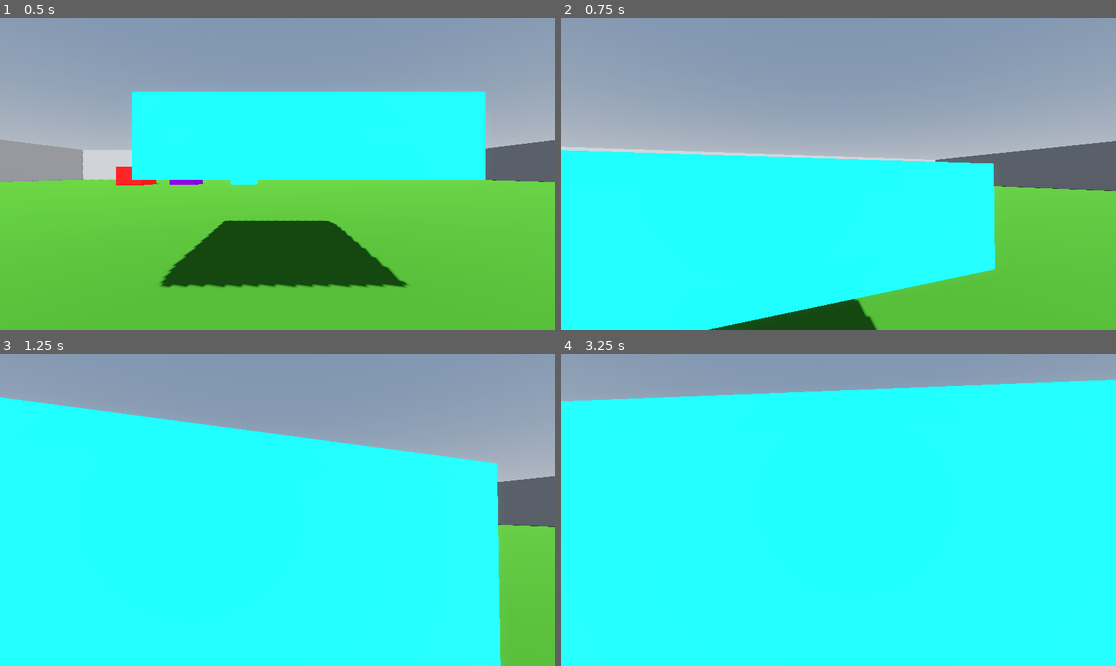
Above: before the commit, frames 1-4 (two rows, left to right).
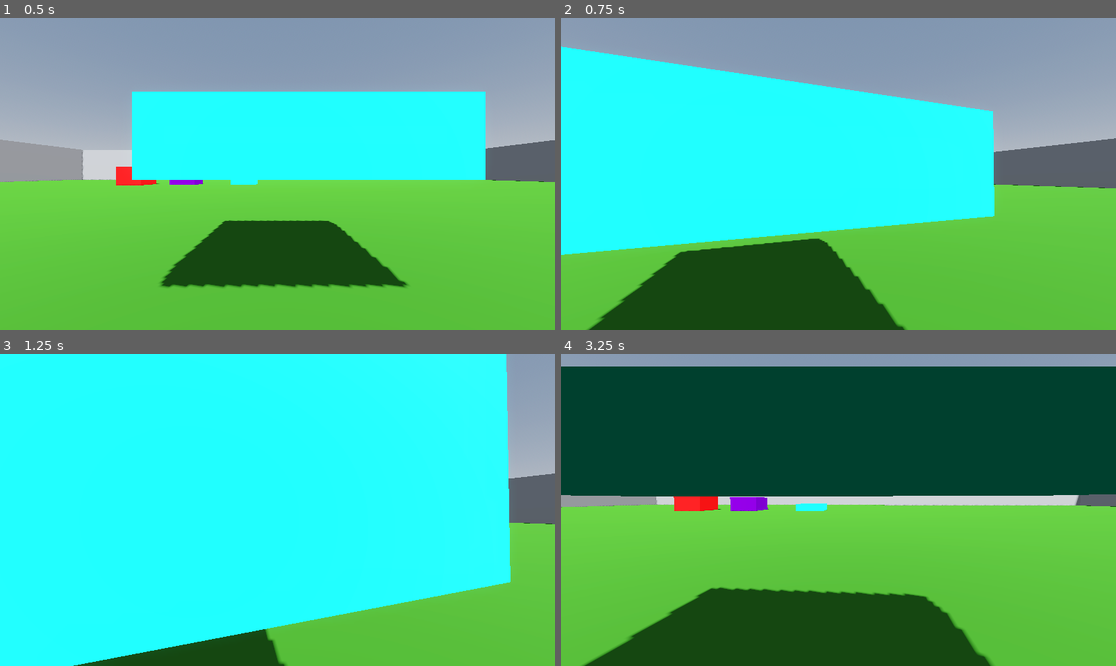
Above: after the commit, the same moments.

Repository: lestercantor/godot-3d-practice
Game: Godot game, scene res://World/world.tscn
Two runs of this game, one before a commit and one after it. Both use one fixed random seed, a clock stepped at 60 frames per second and the inputs below.
Inputs (mouse positions are in pixels of both pictures, inside the frame that each line leads up to):
- Up to frame 1 (0.5 s): no input
- Up to frame 2 (0.75 s): tap Enter (ui_accept) at 0.5 s; move the mouse to (866, 174) at 0.52 s; hold W (up) from 0.53 s (still down); hold Ctrl (crouch) from 0.53 s (still down)
- Up to frame 3 (1.25 s): keep holding W (up); keep holding Ctrl (crouch); tap Enter (ui_accept) at 0.77, 1.07 s; tap Shift (sprint) at 0.8 s
- Up to frame 4 (3.25 s): keep holding W (up); move the mouse to (810, 510) at 1.27 s; release Ctrl (crouch) at 1.28 s; tap Shift (sprint) at 1.35, 3.05 s; tap Enter (ui_accept) at 1.52, 1.55, 1.82, 2.1, 3.02 s; move the mouse to (849, 503) at 2.02 s; hold Ctrl (crouch) 2.03-2.78 s; move the mouse to (832, 516) at 2.77 s; tap Ctrl (crouch) at 2.85 s

Frame 1 is identical in both runs. In frame 2, 39% of the frame differs, in the area x 0-100%, y 9-100%; in frame 3, 34%; in frame 4, 96%, in the area x 0-100%, y 4-100%.

Commit message:
sprint and crouch functions working as intended

Diff:
--- a/Movement Component/CustomMovementComponent.gd
+++ b/Movement Component/CustomMovementComponent.gd
@@ -13,16 +13,43 @@
 
 # Sprinting variables
 var is_sprinting: bool = false
+
+# Crouching variables
+@export_range(5, 10, 0.1) var CROUCH_SPEED: float = 8.5
+var is_crouching: bool = false
+var can_crouch: bool = true
+
+# Check if actor is falling
+var is_falling: bool = false
+
+# Movement states for walking, sprinting and crouching
+# Mainly to be used for maintaining speed in the air.
+enum MovementState { WALKING, SPRINTING, CROUCHING }
+var move_state: MovementState = MovementState.WALKING
+
 func _physics_process(delta: float) -> void:
-
-	handle_sprint()
-
 	# Add the gravity.
 	if not actor.is_on_floor():
 		actor.velocity += actor.get_gravity() * delta
+		is_falling = true
+	else:
+		is_falling = false
 
-	# Handle jump.
-	if Input.is_action_just_pressed("ui_accept") and actor.is_on_floor():
+		# Change speeds according to movement states
+		# Done in the process function to check if the actor is on the ground.
+
+		# SUGGESTION: Could make a signal for when the actor has landed on the ground
+		# to apply the appropriate speed
+		match move_state:
+			MovementState.WALKING:
+				current_speed = walking_speed
+			MovementState.SPRINTING:
+				current_speed = sprint_speed
+			MovementState.CROUCHING:
+				current_speed = crouching_speed
+
+	# Handle jump. Check if the actor is crouching and prevent them from jumping
+	if Input.is_action_just_pressed("ui_accept") and actor.is_on_floor() and !is_crouching:
 		actor.velocity.y = JUMP_VELOCITY
 
 	# Get the input direction and handle the movement/deceleration.
@@ -39,17 +66,47 @@
 	actor.move_and_slide()
 	print(current_speed)
 
-func handle_sprint() -> void:
-	# Check if the player has released the sprint button
-	if Input.is_action_just_released("sprint"):
-		current_speed = walking_speed
-		is_sprinting = false
-	# If the player is already sprinting, there's no need to constantly set current_speed
-	# With walking speed. is_sprinting flag is used to stop this.
-	elif is_sprinting:
-		return
+func _input(event: InputEvent) -> void:
+	# Input events to handle crouching
+	if event.is_action_pressed("crouch") and !is_crouching:
+		handle_crouch(true)
+	if event.is_action_released("crouch") and is_crouching:
+		handle_crouch(false)
 
-	# Check if the player has pressed the sprint button and set the current_speed to sprinting_speed
-	if Input.is_action_just_pressed("sprint"):
-		current_speed = sprint_speed
-		is_sprinting = true
+	# Input events to handle sprinting
+	if event.is_action_pressed("sprint") and !is_crouching and actor.is_on_floor():
+		handle_sprint(true)
+	if event.is_action_released("sprint"):
+		handle_sprint(false)
+
+func handle_crouch(state: bool) -> void:
+	match state:
+		true:
+			# Play crouch animation and change movement state to crouching
+			actor.animation_player.play("crouch", -1, CROUCH_SPEED)
+			move_state = MovementState.CROUCHING
+		false:
+			# Stop crouching and play animation and switch back to walking
+			actor.animation_player.play("crouch", -1, -CROUCH_SPEED, true)
+			if is_sprinting:
+				move_state = MovementState.SPRINTING
+			else:
+				move_state = MovementState.WALKING
+
+	# Swap the is_crouching boolean
+	is_crouching = !is_crouching
+
+func handle_sprint(state: bool) -> void:
+	match state:
+		true:
+			is_sprinting = true
+			# Change to sprinting state
+			move_state = MovementState.SPRINTING
+		false:
+			is_sprinting = false
+			# When the player lets go of the sprint key and they are crouching
+			# Return out of the function so it doesn't move to walking state speed while crouching
+			if is_crouching:
+				return
+			# If not crouching then move to walking state
+			move_state = MovementState.WALKING
--- a/Player/player.gd
+++ b/Player/player.gd
@@ -5,6 +5,7 @@
 
 @onready var head: Node3D = $head
 @onready var collision_shape: CapsuleShape3D = $PlayerCapsule.get_shape()
+@onready var animation_player: AnimationPlayer = $AnimationPlayer
 
 
 func _ready() -> void:
--- a/Player/player.tscn
+++ b/Player/player.tscn
@@ -6,6 +6,90 @@
 [sub_resource type="CapsuleMesh" id="CapsuleMesh_qw15f"]
 
 [sub_resource type="CapsuleShape3D" id="CapsuleShape3D_natrj"]
+
+[sub_resource type="Animation" id="Animation_7wwhi"]
+length = 0.001
+tracks/0/type = "value"
+tracks/0/imported = false
+tracks/0/enabled = true
+tracks/0/path = NodePath("PlayerCapsule:shape:height")
+tracks/0/interp = 1
+tracks/0/loop_wrap = true
+tracks/0/keys = {
+"times": PackedFloat32Array(0),
+"transitions": PackedFloat32Array(1),
+"update": 0,
+"values": [2.0]
+}
+tracks/1/type = "value"
+tracks/1/imported = false
+tracks/1/enabled = true
+tracks/1/path = NodePath("PlayerCapsule:position")
+tracks/1/interp = 1
+tracks/1/loop_wrap = true
+tracks/1/keys = {
+"times": PackedFloat32Array(0),
+"transitions": PackedFloat32Array(1),
+"update": 0,
+"values": [Vector3(0, 0, 0)]
+}
+tracks/2/type = "value"
+tracks/2/imported = false
+tracks/2/enabled = true
+tracks/2/path = NodePath("head:position")
+tracks/2/interp = 1
+tracks/2/loop_wrap = true
+tracks/2/keys = {
+"times": PackedFloat32Array(0),
+"transitions": PackedFloat32Array(1),
+"update": 0,
+"values": [Vector3(0, 0.8, 0)]
+}
+
+[sub_resource type="Animation" id="Animation_xh6gg"]
+resource_name = "crouch"
+tracks/0/type = "value"
+tracks/0/imported = false
+tracks/0/enabled = true
+tracks/0/path = NodePath("PlayerCapsule:shape:height")
+tracks/0/interp = 1
+tracks/0/loop_wrap = true
+tracks/0/keys = {
+"times": PackedFloat32Array(0, 1),
+"transitions": PackedFloat32Array(1, 1),
+"update": 0,
+"values": [2.0, 1.5]
+}
+tracks/1/type = "value"
+tracks/1/imported = false
+tracks/1/enabled = true
+tracks/1/path = NodePath("PlayerCapsule:position")
+tracks/1/interp = 1
+tracks/1/loop_wrap = true
+tracks/1/keys = {
+"times": PackedFloat32Array(0, 1),
+"transitions": PackedFloat32Array(1, 1),
+"update": 0,
+"values": [Vector3(0, 0, 0), Vector3(0, -0.25, 0)]
+}
+tracks/2/type = "value"
+tracks/2/imported = false
+tracks/2/enabled = true
+tracks/2/path = NodePath("head:position")
+tracks/2/interp = 1
+tracks/2/loop_wrap = true
+tracks/2/keys = {
+"times": PackedFloat32Array(0, 1),
+"transitions": PackedFloat32Array(1, 1),
+"update": 0,
+"values": [Vector3(0, 0.8, 0), Vector3(0, 0.3, 0)]
+}
+
+[sub_resource type="AnimationLibrary" id="AnimationLibrary_h22yx"]
+_data = {
+"RESET": SubResource("Animation_7wwhi"),
+"crouch": SubResource("Animation_xh6gg")
+}
 
 [node name="Player" type="CharacterBody3D"]
 script = ExtResource("1_cbrqq")
@@ -25,3 +109,8 @@
 [node name="CustomMovementComponent" type="Node" parent="." node_paths=PackedStringArray("actor")]
 script = ExtResource("2_y4nyf")
 actor = NodePath("..")
+
+[node name="AnimationPlayer" type="AnimationPlayer" parent="."]
+libraries = {
+"": SubResource("AnimationLibrary_h22yx")
+}
Not shown: 1 places in Player/player.tscn that only renumber resources
